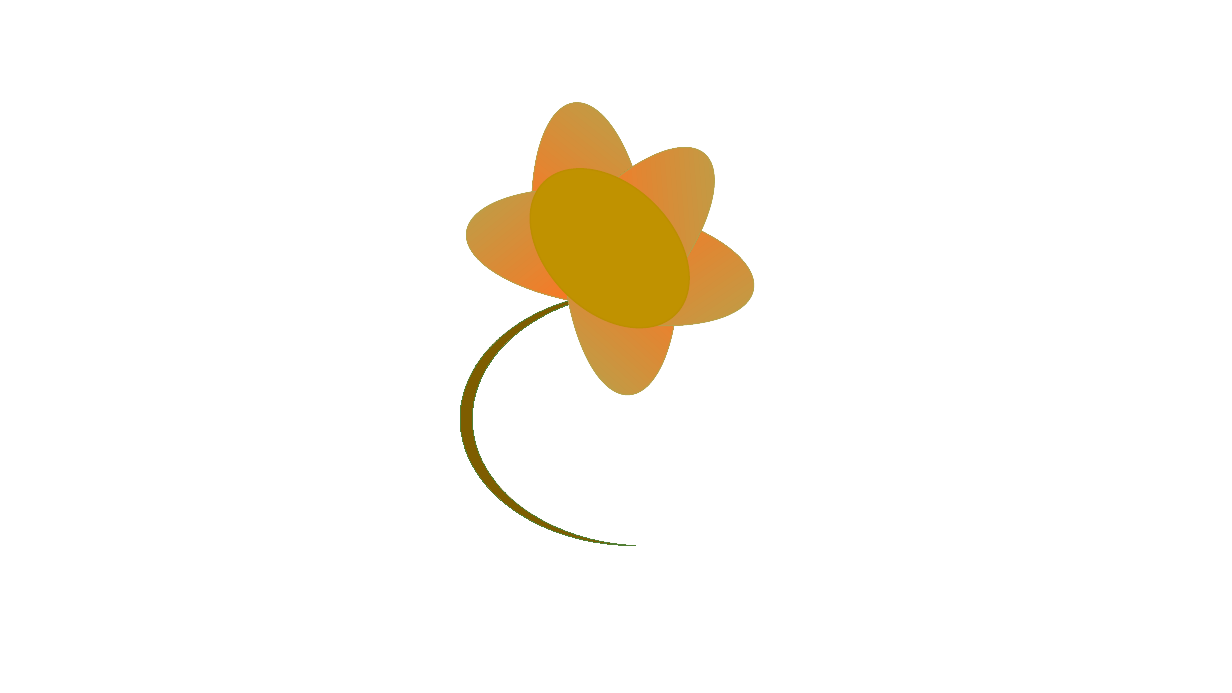
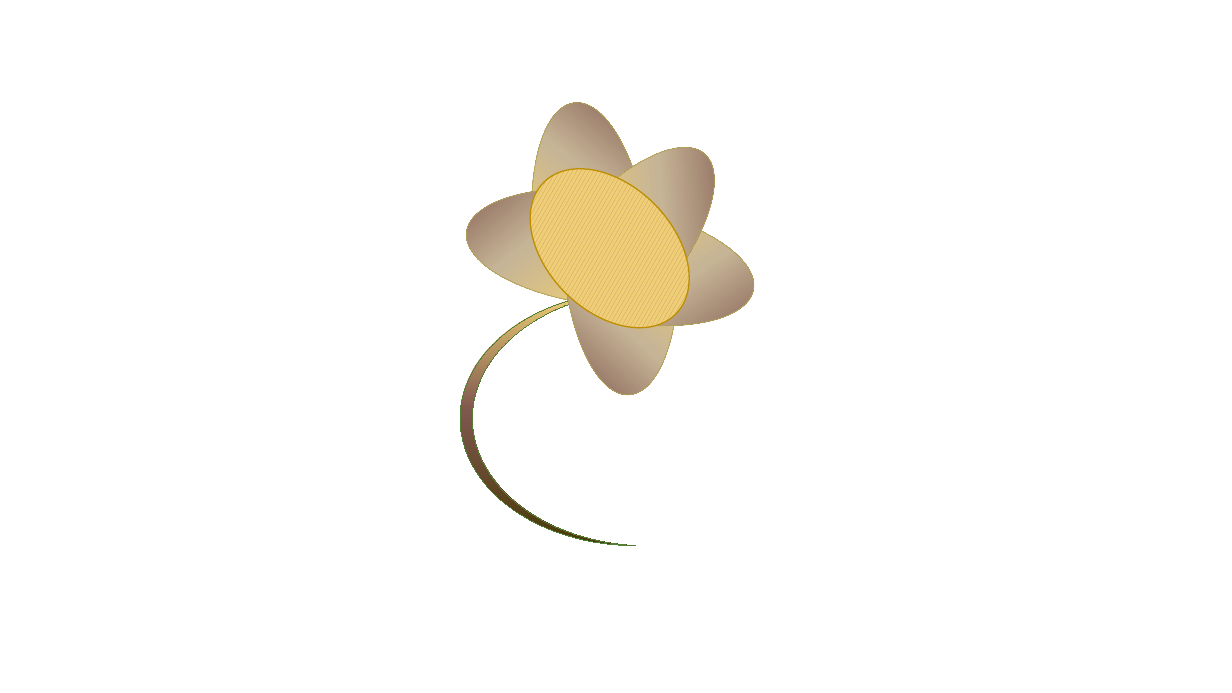
Before and after one commit to ramias/Lab3, a slide deck: slide 11 of Presentation1.pptx. Drawn at 1232x693 pixels with LibreOffice and Linux fonts; fonts in the diff are those of the drawing. Boxes give left, top, right and bottom in pixels: in the first picture for what was removed or moved away, otherwise in the second. Text is boxed around its words. In the diff, an @@ line names an element or a change of style, - is before the commit and + after.

```diff
--- a/Presentation1.pptx
+++ b/Presentation1.pptx
@@ fill gradient #B3A44D to #F67B28 to #E56C19 to gradient #7E574E to #C6B496 to #EFCF75 in 5 elements at [517,96,649,251], [460,175,614,305], [563,249,687,399], [603,206,765,346], [568,116,748,299] @@
@@ ellipse at [500,138,720,359]: fill #C09200 to pattern #C58869 on #EFCF75 @@
@@ moon at [460,291,636,546]: fill #7E5D00 to gradient #EFCF75 to #7E574E to #4B3A09 @@
```
Also in this commit, not shown: 10 other slides changed.
